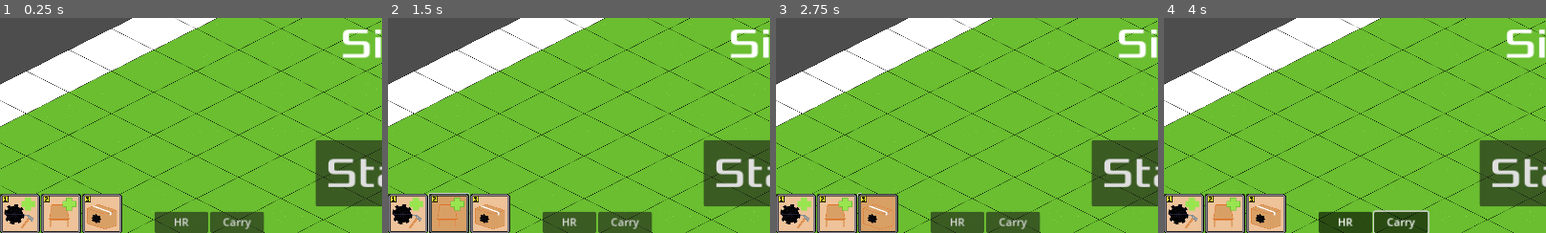
Above: before the commit, frames 1-4 (left to right).
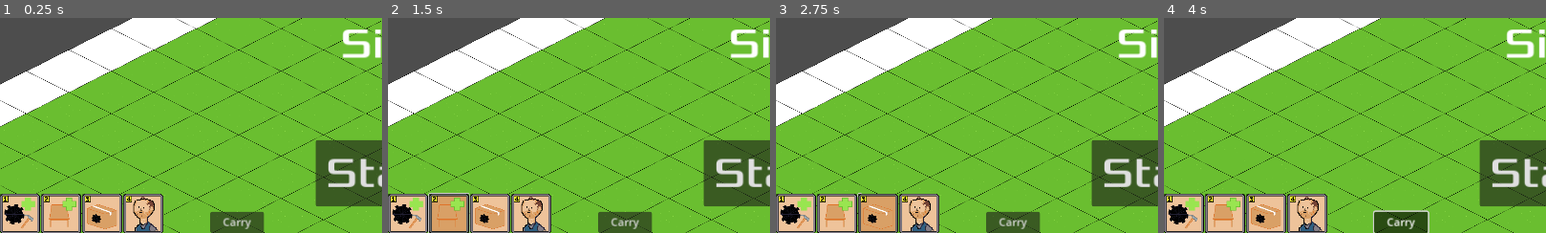
Above: after the commit, the same moments.

Repository: Final-Parsec/office-sim
Game: Godot game, scene res://main.tscn
Same seed, same stepped clock (60 frames per second), same inputs: the game is played once before the commit and once after it.
Inputs (mouse positions are % of the whole screen's width and height, from its top left; square brackets give the same spot before the commit, where the layout moved):
- Up to frame 1 (0.25 s): no input
- Up to frame 2 (1.5 s): click (0, 91) at 0.5 s; click (8, 96) at 1.25 s
- Up to frame 3 (2.75 s): click (11, 91) at 2 s
- Up to frame 4 (4 s): click (16, 91) [24, 98] at 2.75 s; click "Carry" at 3.5 s
The pictures show only the part of the screen within x 0-50%, y 50-100%; the shares and areas given below are measured in that part.

The runs differ from the first frame. In frame 1, 3.0% of the frame differs, in the area x 32-55%, y 81-100%; in frame 2, 3.0%; in frame 3, 3.0%; in frame 4, 3.1%.

Commit message:
hr button

Diff:
--- a/game/hud.gd
+++ b/game/hud.gd
@@ -76,6 +76,8 @@
 			$ActionBar/FurnitureButton.set_active_texture()
 		Enums.Actions.PACK:
 			$ActionBar/PackButton.set_active_texture()
+		Enums.Actions.HR:
+			$ActionBar/HRButton.set_active_texture()
 
 	GameState.selected_action = selected_action
 	action_bar_button_pressed.emit()
--- a/game/hud.tscn
+++ b/game/hud.tscn
@@ -11,6 +11,8 @@
 [ext_resource type="Texture2D" uid="uid://cymqmdhhbkcc0" path="res://art/action_bar_two2.png" id="7_aa0w3"]
 [ext_resource type="Texture2D" uid="uid://dqsp2j0yxw1f0" path="res://art/action_bar_three1.png" id="8_bk342"]
 [ext_resource type="Texture2D" uid="uid://coo65m6357sbn" path="res://art/action_bar_three2.png" id="9_upxfc"]
+[ext_resource type="Texture2D" uid="uid://c4oye0i6qj157" path="res://art/action_bar_four1.png" id="10_hl7e8"]
+[ext_resource type="Texture2D" uid="uid://02he7g1rqbqy" path="res://art/action_bar_four2.png" id="11_7k55l"]
 
 [sub_resource type="Shortcut" id="Shortcut_wpxgg"]
 
@@ -34,6 +36,8 @@
 [sub_resource type="Shortcut" id="Shortcut_f1fsn"]
 events = [SubResource("InputEventKey_o0y8p")]
 
+[sub_resource type="ButtonGroup" id="ButtonGroup_y3mkh"]
+
 [sub_resource type="InputEventKey" id="InputEventKey_mrumb"]
 device = -1
 keycode = 51
@@ -181,22 +185,21 @@
 offset_top = -59.0
 offset_right = 132.0
 offset_bottom = -51.0
-button_group = SubResource("ButtonGroup_bhlso")
+button_group = SubResource("ButtonGroup_y3mkh")
 shortcut = SubResource("Shortcut_6cy3v")
 default_texture = ExtResource("8_bk342")
 active_texture = ExtResource("9_upxfc")
 
-[node name="HRButton" type="Button" parent="."]
-anchors_preset = 2
-anchor_top = 1.0
-anchor_bottom = 1.0
-offset_left = 233.0
-offset_top = -31.0
-offset_right = 314.0
-grow_vertical = 0
-toggle_mode = true
-shortcut = SubResource("Shortcut_ilu61")
-text = "HR"
+[node name="HRButton" parent="ActionBar" instance=ExtResource("3_7j8t7")]
+layout_mode = 1
+offset_left = 186.0
+offset_top = -59.0
+offset_right = 194.0
+offset_bottom = -51.0
+button_group = SubResource("ButtonGroup_bhlso")
+shortcut = SubResource("Shortcut_aa2ab")
+default_texture = ExtResource("10_hl7e8")
+active_texture = ExtResource("11_7k55l")
 
 [node name="CarryButton" type="Button" parent="."]
 anchors_preset = 2
@@ -351,7 +354,7 @@
 [connection signal="pressed" from="ActionBar/WidgetButton" to="." method="on_widget_button_pressed"]
 [connection signal="pressed" from="ActionBar/FurnitureButton" to="." method="_on_furniture_button_pressed"]
 [connection signal="pressed" from="ActionBar/PackButton" to="." method="_on_pack_button_pressed"]
-[connection signal="pressed" from="HRButton" to="." method="_on_hr_button_pressed"]
+[connection signal="pressed" from="ActionBar/HRButton" to="." method="_on_hr_button_pressed"]
 [connection signal="pressed" from="CarryButton" to="." method="_on_carry_button_pressed"]
 [connection signal="visibility_changed" from="HRPanel" to="." method="_on_hr_panel_visibility_changed"]
 [connection signal="pressed" from="HRPanel/TabContainer/Recruiting/Recruit" to="." method="_on_recruit_pressed"]
Binary file added: game/art/action_bar_four1.png
Not shown, added: game/art/action_bar_four1.png.import
Binary file added: game/art/action_bar_four2.png
Not shown, added: game/art/action_bar_four2.png.import
Not shown: 2 places in game/hud.tscn that only renumber resources
Not shown, added: art/action_bar_four.aseprite
